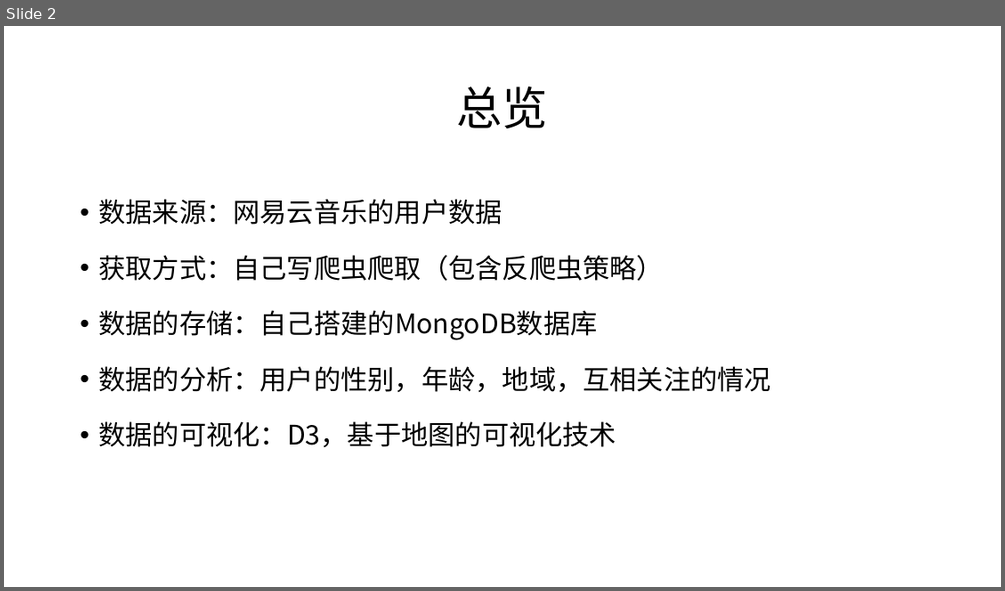
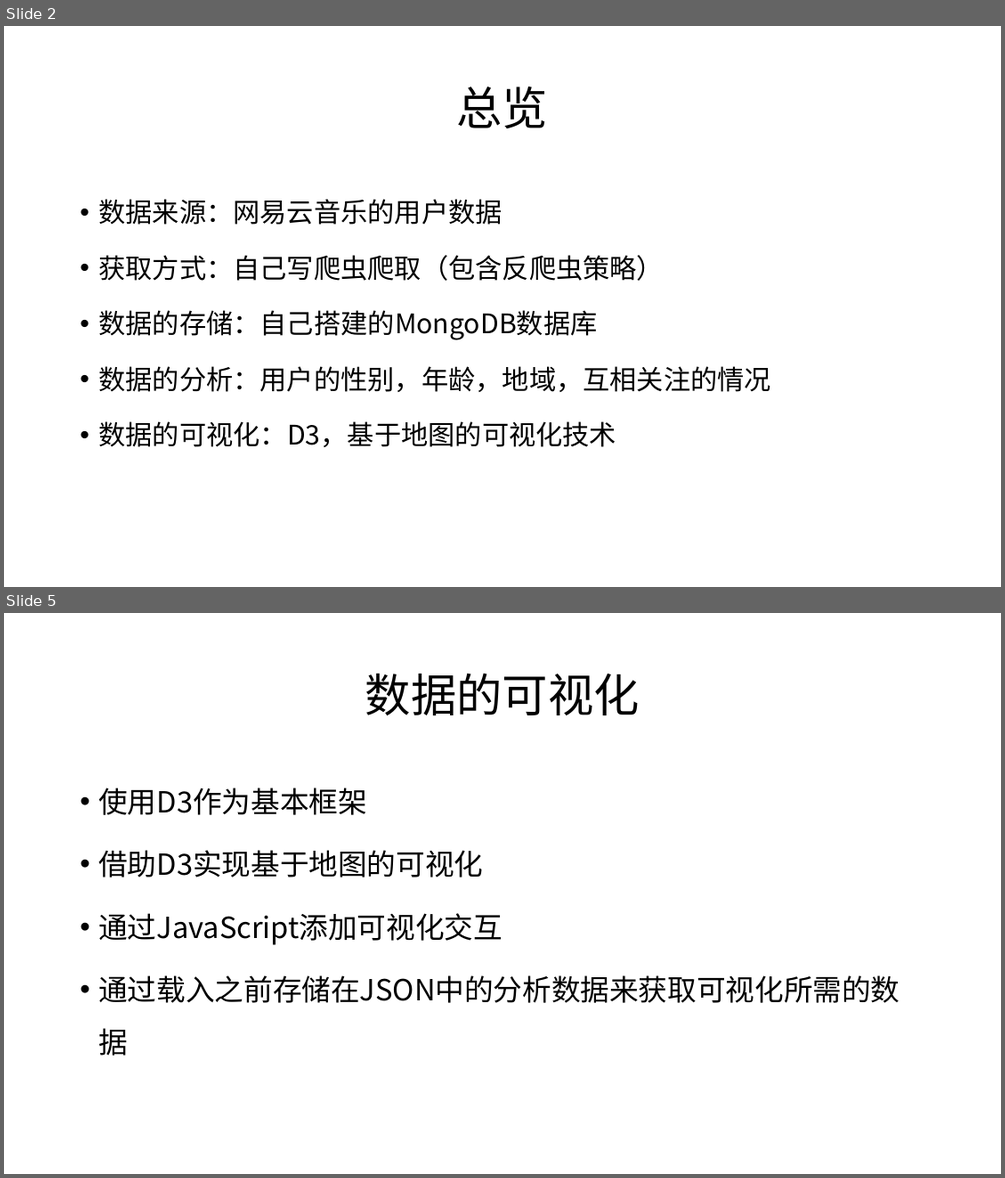
Before and after one commit to twesix-backup/graduation-thesis, a slide deck: word/答辩.pptx. Shown one above the other, each under a label of ours: slide 2 before the commit, slides 2 and 5 after it; the slides between them are not shown. The pictures are 1005x591 and 1005x1178 pixels, drawn with LibreOffice and Linux fonts; fonts in the diff are those of the drawing. Boxes give left, top, right and bottom in pixels: in the first picture for what was removed or moved away, otherwise in the second. Text is boxed around its words. In the diff, an @@ line names an element or a change of style, - is before the commit and + after.

```diff
--- a/word/答辩.pptx
+++ b/word/答辩.pptx
@@ slide 5 added at [4, 613, 1001, 1174], background #FFFFFF @@
@@ title added at [365, 673, 639, 715], 44 pt, text #000000 @@
+数据的可视化
@@ text added at [98, 787, 899, 1003], 28 pt, text #000000 @@
+• 使用D3作为基本框架
+• 借助D3实现基于地图的可视化
+• 通过JavaScript添加可视化交互
+• 通过载入之前存储在JSON中的分析数据来获取可视化所需的数据
```
Also in this commit, not shown: 1 slide changed, 7 other slides added, 1 other file.
